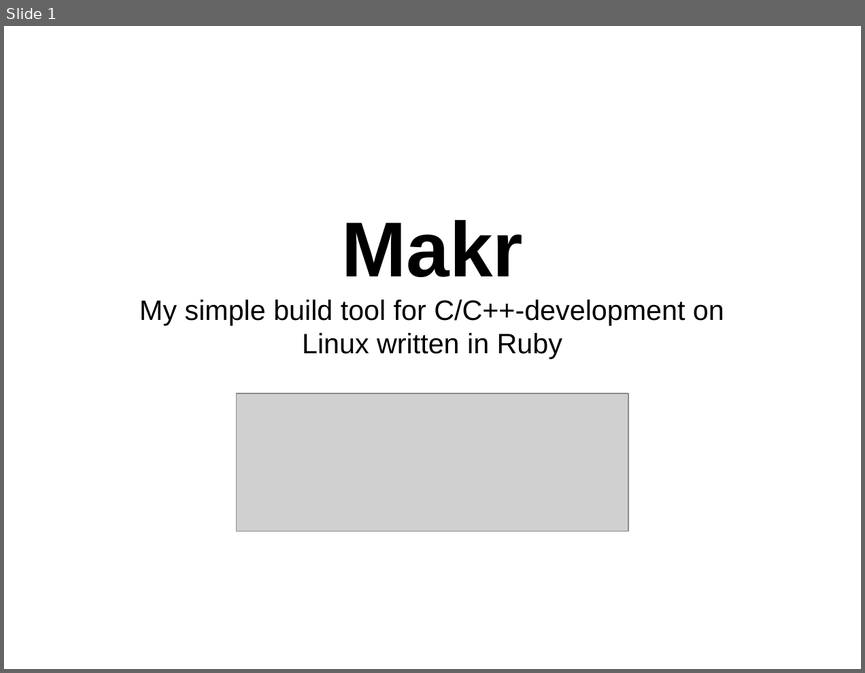
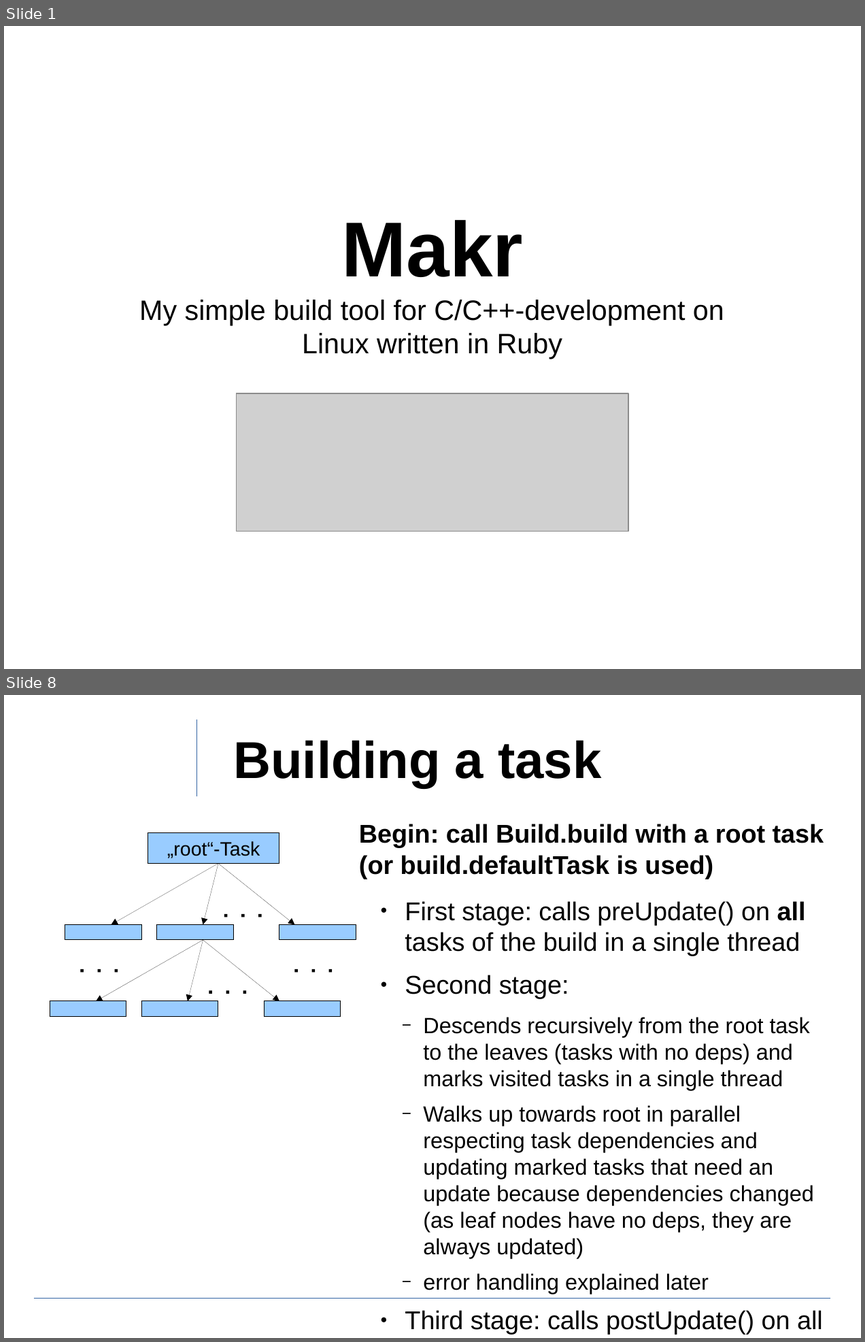
Before and after one commit to ewuenf/Makr, a slide deck: doc/concepts/Makr_Concepts.01.odp. Shown one above the other, each under a label of ours: slide 1 before the commit, slides 1 and 8 after it; the slides between them are not shown. The pictures are 865x673 and 865x1342 pixels, drawn with LibreOffice and Linux fonts; fonts in the diff are those of the drawing; grey boxes stand for pictures; background and template pictures are left out. Boxes give left, top, right and bottom in pixels: in the first picture for what was removed or moved away, otherwise in the second. Text is boxed around its words. In the diff, an @@ line names an element or a change of style, - is before the commit and + after.

Commit message:
working on documentation and did a little change on error handling

```diff
--- a/doc/concepts/Makr_Concepts.01.odp
+++ b/doc/concepts/Makr_Concepts.01.odp
@@ slide 8 added at bbox=[4, 695, 861, 1338], background #FFFFFF @@
@@ line added from (197, 719) to (197, 796), #3465A4 0 pt @@
@@ title added at bbox=[233, 740, 601, 788], 48 pt, text #000000, bold @@
+Building a task
@@ rectangle added at bbox=[148, 832, 279, 863], fill #99CCFF, outline #000000 0 pt, 18 pt, text #000000 @@
+„root“-Task
@@ text added at bbox=[359, 824, 824, 1334], 20.4 pt, text #000000 @@
+Begin: call Build.build with a root task (or build.defaultTask is used)
+  ● First stage: calls preUpdate() on all tasks of the build in a single thread
+  ● Second stage:
+    − Descends recursively from the root task to the leaves (tasks with no deps) and marks visited tasks in a single thread
+    − Walks up towards root in parallel respecting task dependencies and updating marked tasks that need an update because dependencies changed (as leaf nodes have no deps, they are always updated)
+    − error handling explained later
+  ● Third stage: calls postUpdate() on all tasks that have been updated successfully in a single thread
@@ arrow added from (219, 864) to (111, 924), #000000 0 pt @@
@@ arrow added from (219, 864) to (203, 924), #000000 0 pt @@
@@ arrow added from (219, 864) to (295, 924), #000000 0 pt @@
@@ line added from (224, 915) to (271, 915), #000000 2.83 pt @@
@@ rectangle added at bbox=[65, 924, 141, 940], fill #99CCFF, outline #000000 0 pt @@
@@ rectangle added at bbox=[157, 924, 233, 940], fill #99CCFF, outline #000000 0 pt @@
@@ rectangle added at bbox=[279, 924, 356, 940], fill #99CCFF, outline #000000 0 pt @@
@@ arrow added from (203, 940) to (96, 1001), #000000 0 pt @@
@@ arrow added from (203, 940) to (188, 1001), #000000 0 pt @@
@@ arrow added from (203, 940) to (279, 1001), #000000 0 pt @@
@@ line added from (80, 970) to (126, 970), #000000 2.83 pt @@
@@ line added from (295, 970) to (341, 970), #000000 2.83 pt @@
@@ line added from (209, 992) to (255, 992), #000000 2.83 pt @@
@@ rectangle added at bbox=[50, 1001, 126, 1017], fill #99CCFF, outline #000000 0 pt @@
@@ rectangle added at bbox=[141, 1001, 218, 1017], fill #99CCFF, outline #000000 0 pt @@
@@ rectangle added at bbox=[264, 1001, 341, 1017], fill #99CCFF, outline #000000 0 pt @@
@@ line added from (35, 1298) to (830, 1298), #3465A4 0 pt @@
```
Also in this commit, not shown: 2 slides changed, 6 other slides added, 1 slide removed, 1 other file.
